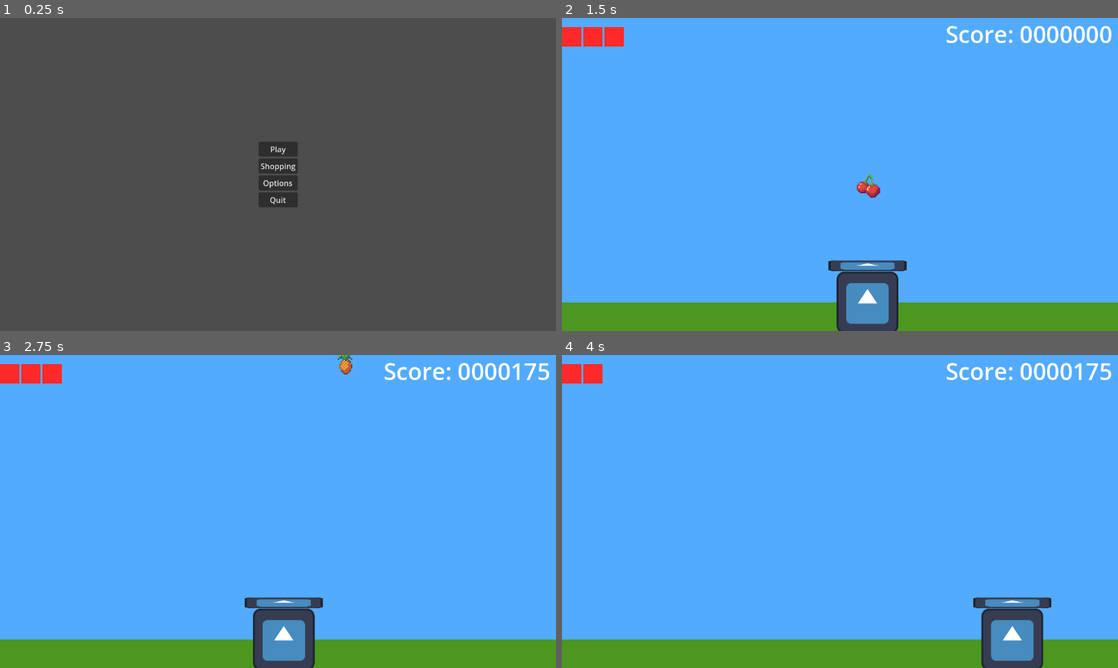
Above: before the commit, frames 1-4 (two rows, left to right).
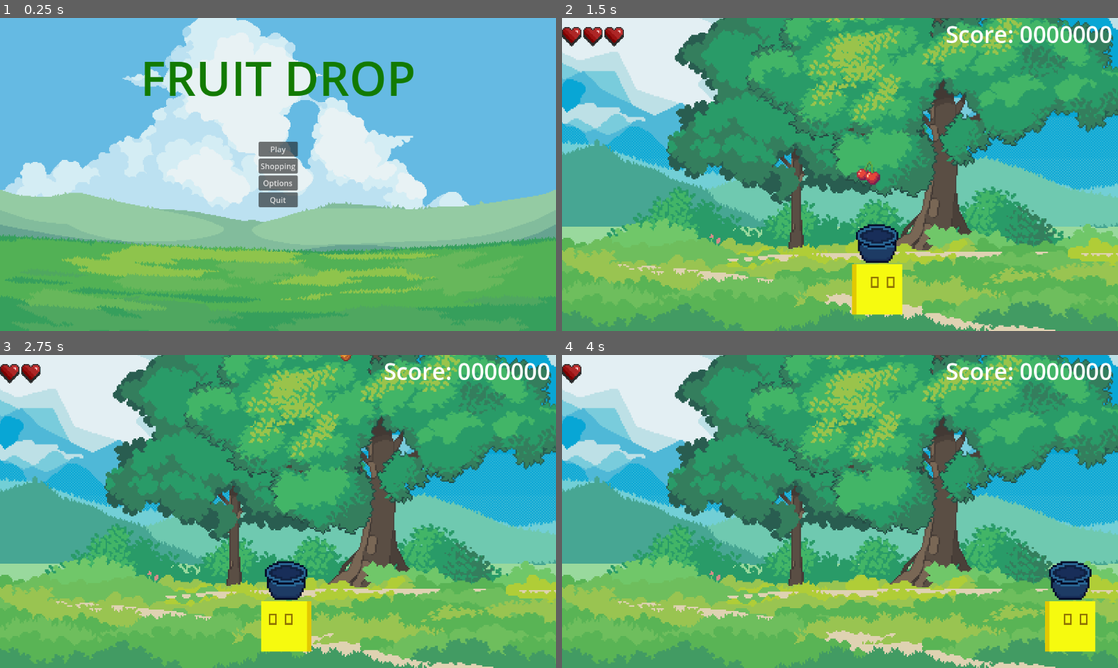
Above: after the commit, the same moments.

Repository: guilhermeSciascio00/FruitDrop
Game: Godot game, scene res://Scenes/main_menu.tscn
Two runs of this game, one before a commit and one after it. Both use one fixed random seed, a clock stepped at 60 frames per second and the inputs below. The engine's default icon, where the game draws it, is replaced by a stand-in: a white triangle on a blue panel in a dark square.
Inputs (mouse positions are in pixels of both pictures, inside the frame that each line leads up to):
- Up to frame 1 (0.25 s): no input
- Up to frame 2 (1.5 s): click "Play" at 0.5 s; move the mouse to (962, 158) at 1.27 s; hold D (MoveRight) from 1.28 s (still down)
- Up to frame 3 (2.75 s): move the mouse to (166, 527) at 2.02 s; release D (MoveRight) at 2.03 s; hold A (MoveLeft) from 2.03 s (still down)
- Up to frame 4 (4 s): move the mouse to (895, 442) at 2.77 s; release A (MoveLeft) at 2.78 s; hold D (MoveRight) from 2.78 s (still down); move the mouse to (812, 574) at 3.52 s

The runs differ from the first frame. In frame 1, 100% of the frame differs, in the area x 0-100%, y 0-100%; in frame 2, 100%; in frame 3, 100%; in frame 4, 100%.

Commit message:
Background Icons and Music
Now the game has all the visuals required to be played. It also has music and SFX.
Further changes in fonts and buttons will be made
Also, the save/load system and the settings menu will be fixed soon

Diff:
--- a/fruit-drop/Scenes/game_scene.tscn
+++ b/fruit-drop/Scenes/game_scene.tscn
@@ -1,9 +1,12 @@
-[gd_scene load_steps=8 format=3 uid="uid://bnvqpftqfladg"]
+[gd_scene load_steps=11 format=3 uid="uid://bnvqpftqfladg"]
 
 [ext_resource type="Script" uid="uid://dubkpj6a6bhxc" path="res://Scripts/GameScene.gd" id="1_fiftr"]
 [ext_resource type="PackedScene" uid="uid://btdccmopd8ux1" path="res://Scenes/item_spawner.tscn" id="1_x87qo"]
 [ext_resource type="Texture2D" uid="uid://buqhdd2rum2f1" path="res://Sprites/Boots.png" id="2_1ixah"]
+[ext_resource type="Texture2D" uid="uid://csd7htcsnvm1w" path="res://Assets/Background/nature_1/orig.png" id="2_5dgvu"]
 [ext_resource type="PackedScene" uid="uid://l6ixcys8qwp6" path="res://Scenes/player.tscn" id="2_b6fju"]
+[ext_resource type="Texture2D" uid="uid://cjqsk8hhahar1" path="res://Assets/Hearts/PNG/basic/heart.png" id="2_ikfsv"]
+[ext_resource type="Texture2D" uid="uid://yxlttkxowh54" path="res://Assets/Hearts/PNG/basic/border.png" id="3_5dgvu"]
 [ext_resource type="PackedScene" uid="uid://3co0fhih7al" path="res://Scenes/Item_cleaner.tscn" id="3_6h5vk"]
 [ext_resource type="Texture2D" uid="uid://dach7doks42md" path="res://Sprites/fruibowl.png" id="3_rgj8m"]
 [ext_resource type="PackedScene" uid="uid://1xmxt0xu4edn" path="res://Scenes/in_game_menus.tscn" id="4_2fmhe"]
@@ -13,21 +16,18 @@
 
 [node name="Background" type="Node" parent="."]
 
-[node name="GroundColor" type="ColorRect" parent="Background"]
-z_index = 2
-offset_left = -111.00001
-offset_top = 589.0
-offset_right = -71.00001
-offset_bottom = 629.0
-scale = Vector2(33.280003, 1.6)
-color = Color(0.2948033, 0.59, 0.12389998, 1)
-
-[node name="Sky" type="ColorRect" parent="Background"]
-offset_left = -344.99997
-offset_right = -304.99997
-offset_bottom = 40.0
-scale = Vector2(44.767975, 19.839924)
-color = Color(0.32, 0.6713333, 1, 1)
+[node name="Background" type="TextureRect" parent="Background"]
+anchors_preset = 15
+anchor_right = 1.0
+anchor_bottom = 1.0
+offset_left = -195.0
+offset_top = -257.0
+offset_right = -195.0
+offset_bottom = -257.0
+grow_horizontal = 2
+grow_vertical = 2
+scale = Vector2(1.4381083, 1.4381083)
+texture = ExtResource("2_5dgvu")
 
 [node name="GameUI" type="Node" parent="."]
 
@@ -52,20 +52,38 @@
 offset_right = 128.0
 offset_bottom = 59.0
 
-[node name="ColorRect" type="ColorRect" parent="GameUI/CanvasLayer/Lives"]
-custom_minimum_size = Vector2(40, 0)
+[node name="Life01" type="TextureRect" parent="GameUI/CanvasLayer/Lives"]
 layout_mode = 2
-color = Color(1, 0.16000003, 0.16000003, 1)
+texture = ExtResource("2_ikfsv")
+expand_mode = 2
 
-[node name="ColorRect2" type="ColorRect" parent="GameUI/CanvasLayer/Lives"]
-custom_minimum_size = Vector2(40, 0)
+[node name="TextureRect" type="TextureRect" parent="GameUI/CanvasLayer/Lives/Life01"]
+layout_mode = 0
+offset_right = 40.0
+offset_bottom = 40.0
+texture = ExtResource("3_5dgvu")
+
+[node name="Life02" type="TextureRect" parent="GameUI/CanvasLayer/Lives"]
 layout_mode = 2
-color = Color(1, 0.16000003, 0.16000003, 1)
+texture = ExtResource("2_ikfsv")
+expand_mode = 2
 
-[node name="ColorRect3" type="ColorRect" parent="GameUI/CanvasLayer/Lives"]
-custom_minimum_size = Vector2(40, 0)
+[node name="TextureRect" type="TextureRect" parent="GameUI/CanvasLayer/Lives/Life02"]
+layout_mode = 0
+offset_right = 40.0
+offset_bottom = 40.0
+texture = ExtResource("3_5dgvu")
+
+[node name="Life03" type="TextureRect" parent="GameUI/CanvasLayer/Lives"]
 layout_mode = 2
-color = Color(1, 0.16000003, 0.16000003, 1)
+texture = ExtResource("2_ikfsv")
+expand_mode = 2
+
+[node name="TextureRect" type="TextureRect" parent="GameUI/CanvasLayer/Lives/Life03"]
+layout_mode = 0
+offset_right = 40.0
+offset_bottom = 40.0
+texture = ExtResource("3_5dgvu")
 
 [node name="Powerups" type="VBoxContainer" parent="GameUI/CanvasLayer"]
 offset_top = 107.0
@@ -93,9 +111,16 @@
 unique_name_in_owner = true
 position = Vector2(573, 589)
 collision_mask = 2
+player_speed = 400.0
 
 [node name="ItemCleaner" parent="." instance=ExtResource("3_6h5vk")]
 position = Vector2(0, 794)
+
+[node name="Camera2D" type="Camera2D" parent="."]
+position = Vector2(0, 67)
+anchor_mode = 0
+limit_bottom = 675
+limit_smoothed = true
 
 [connection signal="on_game_paused" from="." to="GameUI/CanvasLayer/inGameMenus" method="_on_game_scene_on_game_paused"]
 [connection signal="on_damage_taken" from="Player" to="." method="_on_player_on_damage_taken"]
--- a/fruit-drop/Scenes/item_base.tscn
+++ b/fruit-drop/Scenes/item_base.tscn
@@ -9,8 +9,9 @@
 radius = 22.0
 
 [node name="ItemBase" type="RigidBody2D"]
-z_index = 4
+z_index = 10
 collision_layer = 2
+collision_mask = 8
 gravity_scale = 0.8
 script = ExtResource("1_q7odv")
 set_list = Array[Resource]([ExtResource("2_qmjsp"), ExtResource("3_b45y3")])
--- a/fruit-drop/Scenes/main_menu.tscn
+++ b/fruit-drop/Scenes/main_menu.tscn
@@ -1,11 +1,35 @@
-[gd_scene load_steps=2 format=3 uid="uid://om47kn6xx5v1"]
+[gd_scene load_steps=3 format=3 uid="uid://om47kn6xx5v1"]
 
 [ext_resource type="Script" uid="uid://bxm6wwobtt7g1" path="res://Scripts/main_menu.gd" id="1_28flt"]
+[ext_resource type="Texture2D" uid="uid://o4y1dbc73ele" path="res://Assets/Background/nature_2/origbig.png" id="2_48xlc"]
 
 [node name="MainMenu" type="Node2D"]
 script = ExtResource("1_28flt")
 
 [node name="CanvasLayer" type="CanvasLayer" parent="."]
+
+[node name="Background" type="TextureRect" parent="CanvasLayer"]
+anchors_preset = 15
+anchor_right = 1.0
+anchor_bottom = 1.0
+grow_horizontal = 2
+grow_vertical = 2
+texture = ExtResource("2_48xlc")
+
+[node name="GameTitle" type="RichTextLabel" parent="CanvasLayer"]
+anchors_preset = 5
+anchor_left = 0.5
+anchor_right = 0.5
+offset_left = -285.0
+offset_top = 56.0
+offset_right = 285.0
+offset_bottom = 190.0
+grow_horizontal = 2
+theme_override_colors/default_color = Color(0.07231993, 0.48, 0.00959999, 1)
+theme_override_font_sizes/normal_font_size = 98
+text = "FRUIT DROP"
+fit_content = true
+autowrap_mode = 0
 
 [node name="VBoxContainer" type="VBoxContainer" parent="CanvasLayer"]
 anchors_preset = 8
--- /dev/null
+++ b/fruit-drop/Scenes/music_player.tscn
@@ -0,0 +1,8 @@
+[gd_scene load_steps=2 format=3 uid="uid://bov72k203fwl0"]
+
+[ext_resource type="AudioStream" uid="uid://dunmcomuldwv3" path="res://SFX-Music/Clement Panchout - Sweet 70s.wav" id="1_ous86"]
+
+[node name="MusicPlayer" type="AudioStreamPlayer2D"]
+stream = ExtResource("1_ous86")
+autoplay = true
+bus = &"Music"
--- a/fruit-drop/Scenes/player.tscn
+++ b/fruit-drop/Scenes/player.tscn
@@ -1,48 +1,46 @@
 [gd_scene load_steps=6 format=3 uid="uid://l6ixcys8qwp6"]
 
 [ext_resource type="Script" uid="uid://bv0brob4aj6o6" path="res://Scripts/player.gd" id="1_cvnsp"]
-[ext_resource type="Texture2D" uid="uid://dvrlkg2ijuf27" path="res://Sprites/icon.svg" id="1_v0iea"]
-
-[sub_resource type="SpriteFrames" id="SpriteFrames_cvnsp"]
-animations = [{
-"frames": [{
-"duration": 1.0,
-"texture": ExtResource("1_v0iea")
-}],
-"loop": true,
-"name": &"idle",
-"speed": 5.0
-}]
+[ext_resource type="Texture2D" uid="uid://breog365hdpss" path="res://Assets/walkable-square.png" id="2_6t5aa"]
+[ext_resource type="Texture2D" uid="uid://clhi0sl5gdfyg" path="res://Assets/Bowl.png" id="3_6t5aa"]
 
 [sub_resource type="RectangleShape2D" id="RectangleShape2D_v0iea"]
-size = Vector2(108, 100)
+size = Vector2(74, 100)
 
 [sub_resource type="RectangleShape2D" id="RectangleShape2D_cvnsp"]
-size = Vector2(156, 20)
+size = Vector2(91, 57)
 
 [node name="Player" type="CharacterBody2D"]
 z_index = 5
+collision_mask = 0
 script = ExtResource("1_cvnsp")
 player_speed = 300.0
 bounds_offset = 50.0
 
-[node name="AnimatedSprite2D" type="AnimatedSprite2D" parent="."]
-sprite_frames = SubResource("SpriteFrames_cvnsp")
-animation = &"idle"
+[node name="Sprite2D" type="Sprite2D" parent="."]
+z_index = 10
+scale = Vector2(3.275, 3.275)
+texture = ExtResource("2_6t5aa")
 
 [node name="CollisionShape2D" type="CollisionShape2D" parent="."]
 shape = SubResource("RectangleShape2D_v0iea")
+disabled = true
 
 [node name="FruitGatherer" type="Area2D" parent="."]
+z_index = 5
 position = Vector2(0, -76)
+collision_layer = 8
 collision_mask = 2
 
 [node name="CollisionShape2D" type="CollisionShape2D" parent="FruitGatherer"]
+z_index = 1
+position = Vector2(0, -7.5)
 shape = SubResource("RectangleShape2D_cvnsp")
 
 [node name="Sprite2D" type="Sprite2D" parent="FruitGatherer"]
-scale = Vector2(1.265, 0.175)
-texture = ExtResource("1_v0iea")
+position = Vector2(0, -15)
+scale = Vector2(4, 4)
+texture = ExtResource("3_6t5aa")
 
 [node name="PowerUP01" type="Timer" parent="."]
 one_shot = true
@@ -50,6 +48,9 @@
 [node name="PowerUP02" type="Timer" parent="."]
 one_shot = true
 
+[node name="PickUpSFX" type="AudioStreamPlayer2D" parent="."]
+bus = &"SFX"
+
 [connection signal="body_entered" from="FruitGatherer" to="." method="_on_fruit_gatherer_body_entered"]
 [connection signal="timeout" from="PowerUP01" to="." method="_on_power_up_01_timeout"]
 [connection signal="timeout" from="PowerUP02" to="." method="_on_power_up_02_timeout"]
--- a/fruit-drop/Scenes/shop.tscn
+++ b/fruit-drop/Scenes/shop.tscn
@@ -1,15 +1,24 @@
-[gd_scene load_steps=5 format=3 uid="uid://d2s287ohc1fvl"]
+[gd_scene load_steps=6 format=3 uid="uid://d2s287ohc1fvl"]
 
 [ext_resource type="Texture2D" uid="uid://buqhdd2rum2f1" path="res://Sprites/Boots.png" id="1_a0mxf"]
 [ext_resource type="Script" uid="uid://dh2ah62plfp6i" path="res://Scripts/shop_upgrades.gd" id="1_io27d"]
 [ext_resource type="Texture2D" uid="uid://dach7doks42md" path="res://Sprites/fruibowl.png" id="2_2shtd"]
 [ext_resource type="PackedScene" uid="uid://om47kn6xx5v1" path="res://Scenes/main_menu.tscn" id="2_fdj0q"]
+[ext_resource type="Texture2D" uid="uid://o4y1dbc73ele" path="res://Assets/Background/nature_2/origbig.png" id="3_k6jq0"]
 
 [node name="Shop" type="Node2D"]
 script = ExtResource("1_io27d")
 menu_scene = ExtResource("2_fdj0q")
 
 [node name="ShopUI" type="CanvasLayer" parent="."]
+
+[node name="Background" type="TextureRect" parent="ShopUI"]
+anchors_preset = 15
+anchor_right = 1.0
+anchor_bottom = 1.0
+grow_horizontal = 2
+grow_vertical = 2
+texture = ExtResource("3_k6jq0")
 
 [node name="ShopTile" type="RichTextLabel" parent="ShopUI"]
 anchors_preset = 5
@@ -19,7 +28,8 @@
 offset_right = 65.0
 offset_bottom = 67.0
 grow_horizontal = 2
-theme_override_font_sizes/normal_font_size = 48
+theme_override_colors/default_color = Color(0, 0, 0, 1)
+theme_override_font_sizes/normal_font_size = 86
 text = "SHOP"
 fit_content = true
 autowrap_mode = 0
@@ -30,11 +40,13 @@
 anchors_preset = 1
 anchor_left = 1.0
 anchor_right = 1.0
-offset_left = -194.08002
-offset_right = -14.07959
-offset_bottom = 67.0
+offset_left = -359.0
+offset_top = 28.0
+offset_right = -14.0
+offset_bottom = 95.0
 grow_horizontal = 0
-theme_override_font_sizes/normal_font_size = 24
+theme_override_colors/default_color = Color(0, 0, 0, 1)
+theme_override_font_sizes/normal_font_size = 46
 text = "Money : 000000"
 fit_content = true
 autowrap_mode = 0
@@ -116,6 +128,7 @@
 custom_minimum_size = Vector2(20, 20)
 layout_mode = 2
 size_flags_vertical = 3
+theme_override_colors/default_color = Color(0, 0, 0, 1)
 text = "0/ 0"
 horizontal_alignment = 1
 vertical_alignment = 1
@@ -124,6 +137,7 @@
 custom_minimum_size = Vector2(20, 20)
 layout_mode = 2
 size_flags_vertical = 3
+theme_override_colors/default_color = Color(0, 0, 0, 1)
 text = "0000"
 horizontal_alignment = 1
 vertical_alignment = 1
@@ -145,6 +159,7 @@
 custom_minimum_size = Vector2(20, 20)
 layout_mode = 2
 size_flags_vertical = 3
+theme_override_colors/default_color = Color(0, 0, 0, 1)
 text = "0/ 0"
 horizontal_alignment = 1
 vertical_alignment = 1
@@ -153,6 +168,7 @@
 custom_minimum_size = Vector2(20, 20)
 layout_mode = 2
 size_flags_vertical = 3
+theme_override_colors/default_color = Color(0, 0, 0, 1)
 text = "0000"
 horizontal_alignment = 1
 vertical_alignment = 1
--- a/fruit-drop/Scripts/currency_manager.gd
+++ b/fruit-drop/Scripts/currency_manager.gd
@@ -6,7 +6,7 @@
 
 const MAX_SCORE_ADD : int = 500
 const MAX_SCORE_CAP : int = 9999999
-const MONEY_CONVERSION_RATE : int = 100
+const MONEY_CONVERSION_RATE : int = 50
 
 signal on_score_added
 
--- a/fruit-drop/Scripts/player.gd
+++ b/fruit-drop/Scripts/player.gd
@@ -17,6 +17,11 @@
 @onready var fruit_gatherer: Area2D = $FruitGatherer
 @onready var power_up_01: Timer = $PowerUP01
 @onready var power_up_02: Timer = $PowerUP02
+@onready var sprite_2d: Sprite2D = $Sprite2D
+@onready var pick_up_sfx: AudioStreamPlayer2D = $PickUpSFX
+const FRUIT_PICKUP_SFX : AudioStream = preload("res://SFX-Music/retro-coin-3-236679.mp3")
+const POWER_UP_PICKUPSFX : AudioStream = preload("res://SFX-Music/win-176035.mp3")
+
 
 signal on_game_over
 signal on_damage_taken(remaining_lives : int)
@@ -28,15 +33,23 @@
 
 func _physics_process(_delta: float) -> void:
 	if !is_game_over:
-		get_player_movement()
+		flip_character(get_player_movement())
 		player_movement_boundaries()
 		move_and_slide()
 
-func get_player_movement() -> void:
+func get_player_movement() -> int:
 	var direction : float = Input.get_axis("MoveLeft", "MoveRight")
 	var clamped_speed : float = clampf(player_speed, 0, SPEED_CAP)
 	var movement : Vector2 = Vector2(direction * clamped_speed, 0)
 	velocity = movement
+	return direction
+
+func flip_character(facing_dir : int) -> void:
+	match facing_dir:
+		-1:
+			sprite_2d.flip_h = true
+		1:
+			sprite_2d.flip_h = false
 
 func player_movement_boundaries() -> void:
 	var vp_size : Vector2 = get_viewport_rect().size
@@ -57,6 +70,8 @@
 			ItemRes.item_types.FRUIT:
 				#print("We've got a fruit")
 				CurrencyManager.add_score(body.item_points)
+				pick_up_sfx.stream = FRUIT_PICKUP_SFX
+				pick_up_sfx.play()
 				body.queue_free()
 
 			ItemRes.item_types.POWER_UP:
@@ -77,6 +92,8 @@
 					power_up_02.start()
 					on_powerup_taken.emit(body.power_up_type, false)
 
+				pick_up_sfx.stream = POWER_UP_PICKUPSFX
+				pick_up_sfx.play()
 				body.queue_free()
 
 			ItemRes.item_types.HAZARD:
--- /dev/null
+++ b/fruit-drop/default_bus_layout.tres
@@ -0,0 +1,15 @@
+[gd_resource type="AudioBusLayout" format=3 uid="uid://o0e46lrf1gpg"]
+
+[resource]
+bus/1/name = &"Music"
+bus/1/solo = false
+bus/1/mute = false
+bus/1/bypass_fx = false
+bus/1/volume_db = 0.0
+bus/1/send = &"Master"
+bus/2/name = &"SFX"
+bus/2/solo = false
+bus/2/mute = false
+bus/2/bypass_fx = false
+bus/2/volume_db = 0.0
+bus/2/send = &"Master"
--- a/fruit-drop/project.godot
+++ b/fruit-drop/project.godot
@@ -20,6 +20,7 @@
 CurrencyManager="*res://Scripts/currency_manager.gd"
 UpgradeManager="*res://Scripts/upgrade_manager.gd"
 SceneManager="*res://Scripts/SceneManager.gd"
+MusicPlayer="*res://Scenes/music_player.tscn"
 
 [display]
 
@@ -51,6 +52,7 @@
 2d_physics/layer_1="player"
 2d_physics/layer_2="items"
 2d_physics/layer_3="item_cleaner"
+2d_physics/layer_4="fruit_gatherer"
 
 [rendering]
 
Not shown, added: fruit-drop/Assets/Background/License.txt
Binary file added: fruit-drop/Assets/Background/nature_1/1.png
Not shown, added: fruit-drop/Assets/Background/nature_1/1.png.import
Binary file added: fruit-drop/Assets/Background/nature_1/10.png
Not shown, added: fruit-drop/Assets/Background/nature_1/10.png.import
Binary file added: fruit-drop/Assets/Background/nature_1/2.png
Not shown, added: fruit-drop/Assets/Background/nature_1/2.png.import
Binary file added: fruit-drop/Assets/Background/nature_1/3.png
Not shown, added: fruit-drop/Assets/Background/nature_1/3.png.import
Binary file added: fruit-drop/Assets/Background/nature_1/5.png
Not shown, added: fruit-drop/Assets/Background/nature_1/5.png.import
Binary file added: fruit-drop/Assets/Background/nature_1/6.png
(and 112 more such lines)
